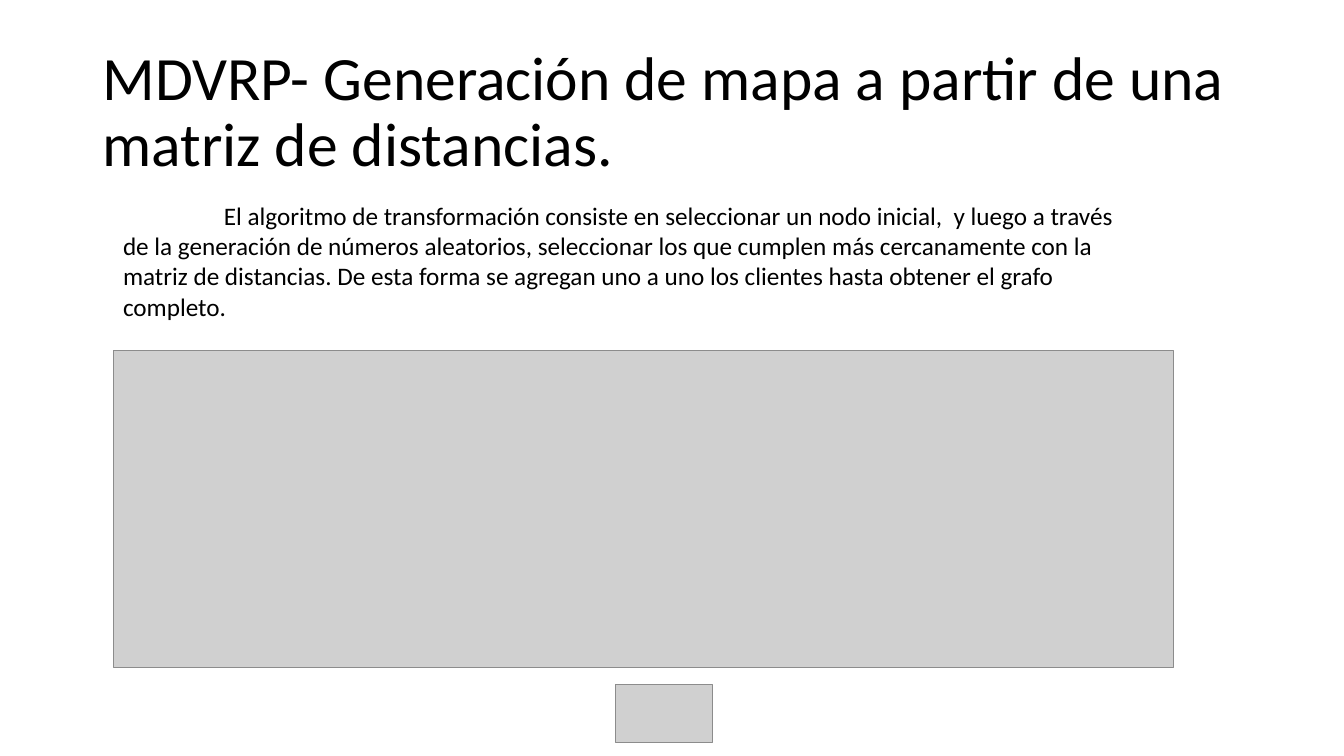
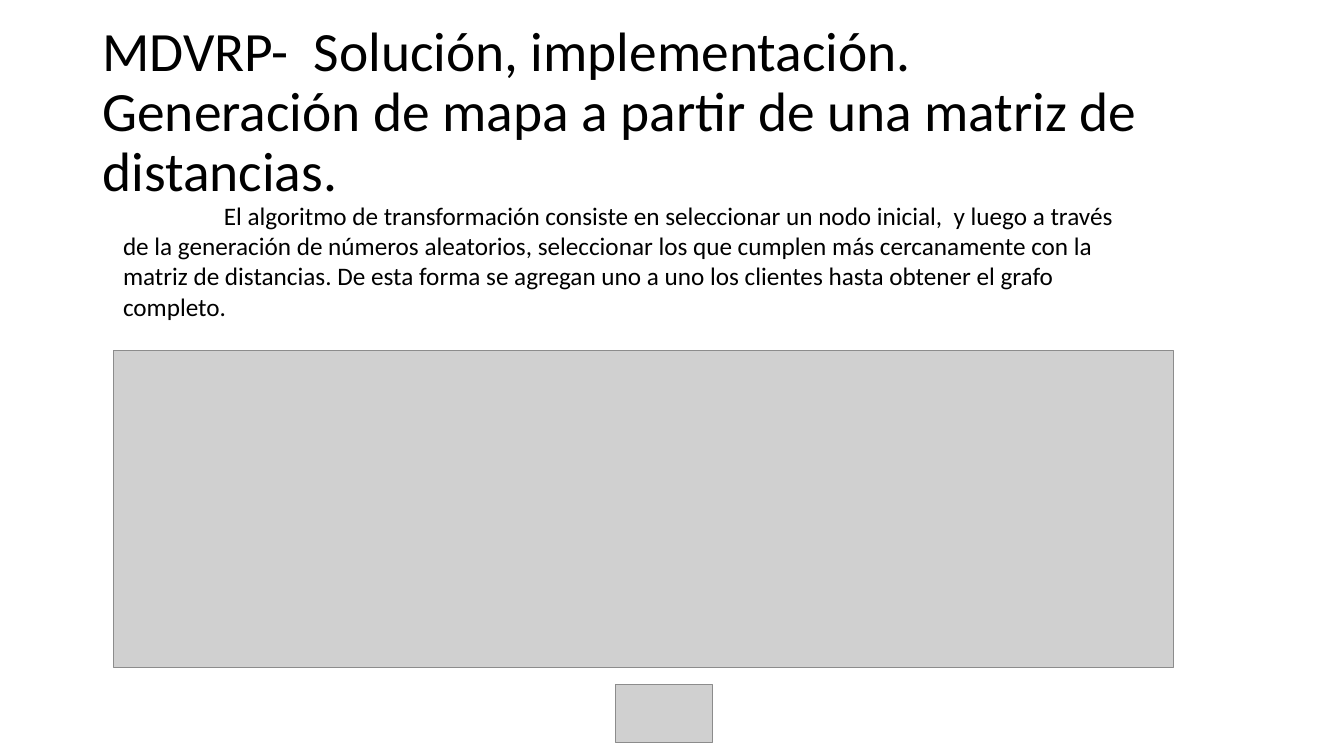
Before and after one commit to urubusale/proyvrp, a slide deck: slide 15 of Version/Documentación/MDVRP.pptx. Drawn at 1344x756 pixels with LibreOffice and Linux fonts; fonts in the diff are those of the drawing; grey boxes stand for pictures. Boxes give left, top, right and bottom in pixels: in the first picture for what was removed or moved away, otherwise in the second. Text is boxed around its words. In the diff, an @@ line names an element or a change of style, - is before the commit and + after.

```diff
--- a/Version/Documentación/MDVRP.pptx
+++ b/Version/Documentación/MDVRP.pptx
@@ title at bbox=[102, 32, 1137, 192]: text changed; size 44 to 39.6 pt @@
-MDVRP- Generación de mapa a partir de una matriz de distancias.
+MDVRP- Solución, implementación.
+Generación de mapa a partir de una matriz de distancias.
```
Also in this commit, not shown: 9 other slides changed, 1 slide added, 1 other file.
